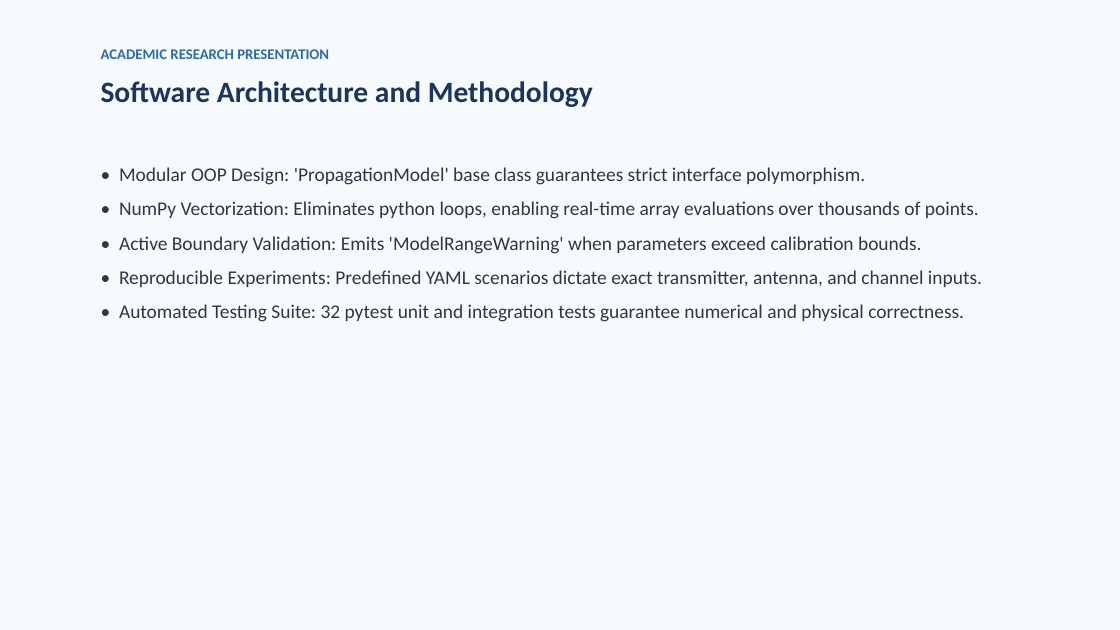
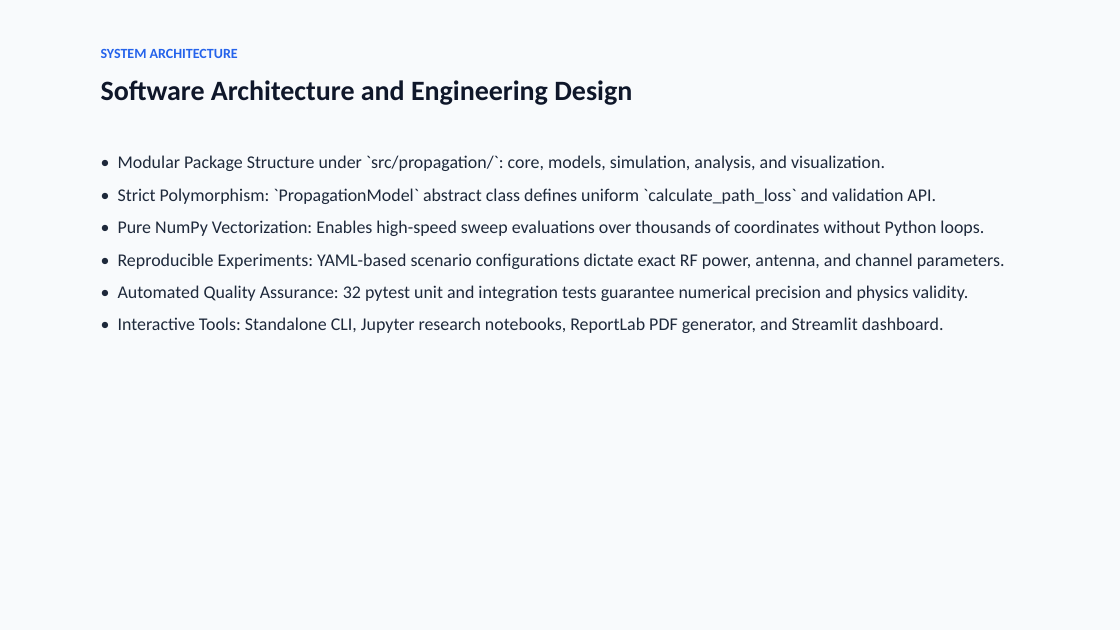
Before and after one commit to Harsh010801/Wireless, a slide deck: slide 8 of outputs/presentation/Wireless_Propagation_Analysis.pptx. Drawn at 1120x630 pixels with LibreOffice and Linux fonts; fonts in the diff are those of the drawing. Boxes give left, top, right and bottom in pixels: in the first picture for what was removed or moved away, otherwise in the second. Text is boxed around its words. In the diff, an @@ line names an element or a change of style, - is before the commit and + after.

```diff
--- a/outputs/presentation/Wireless_Propagation_Analysis.pptx
+++ b/outputs/presentation/Wireless_Propagation_Analysis.pptx
@@ background #F7FAFC to #F8FAFC @@
@@ text at [101, 49, 238, 58]: text changed; size 9.5 to 9 pt; text colour #2B6CB0 to #2563EB @@
-ACADEMIC RESEARCH PRESENTATION
+SYSTEM ARCHITECTURE
@@ text at [101, 80, 632, 105]: text changed; size 19 to 18 pt; text colour #1A365D to #0F172A @@
-Software Architecture and Methodology
+Software Architecture and Engineering Design
@@ text at [118, 155, 1005, 333]: text changed; size 12.5 to 11.5 pt; text colour #2D3748 to #1E293B @@
-• Modular OOP Design: 'PropagationModel' base class guarantees strict interface polymorphism.
-• NumPy Vectorization: Eliminates python loops, enabling real-time array evaluations over thousands of points.
-• Active Boundary Validation: Emits 'ModelRangeWarning' when parameters exceed calibration bounds.
-• Reproducible Experiments: Predefined YAML scenarios dictate exact transmitter, antenna, and channel inputs.
-• Automated Testing Suite: 32 pytest unit and integration tests guarantee numerical and physical correctness.
+• Modular Package Structure under `src/propagation/`: core, models, simulation, analysis, and visualization.
+• Strict Polymorphism: `PropagationModel` abstract class defines uniform `calculate_path_loss` and validation API.
+• Pure NumPy Vectorization: Enables high-speed sweep evaluations over thousands of coordinates without Python loops.
+• Reproducible Experiments: YAML-based scenario configurations dictate exact RF power, antenna, and channel parameters.
+• Automated Quality Assurance: 32 pytest unit and integration tests guarantee numerical precision and physics validity.
+• Interactive Tools: Standalone CLI, Jupyter research notebooks, ReportLab PDF generator, and Streamlit dashboard.
```
Also in this commit, not shown: 13 other slides changed, 6 slides added, 2 slides removed, 3 other files.
